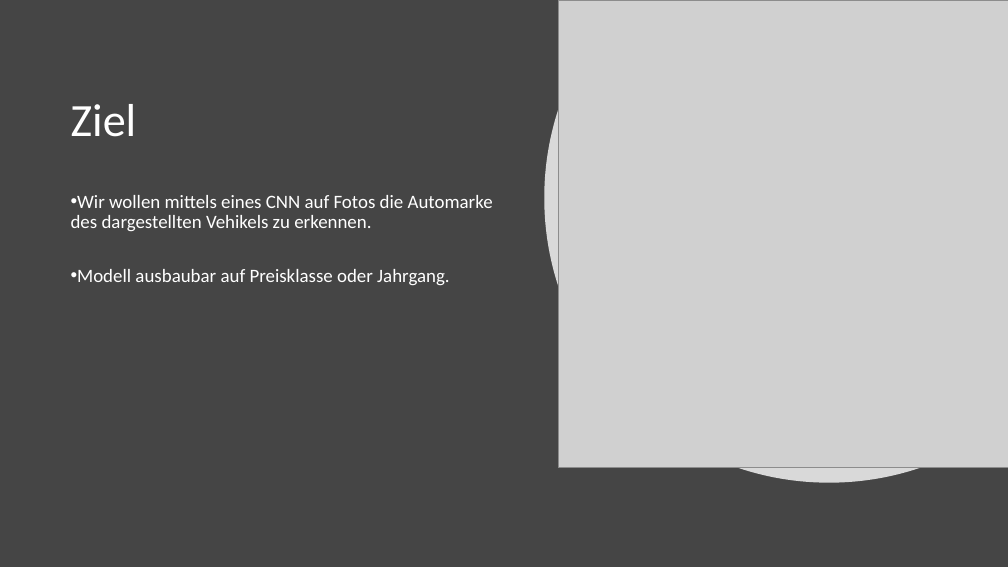
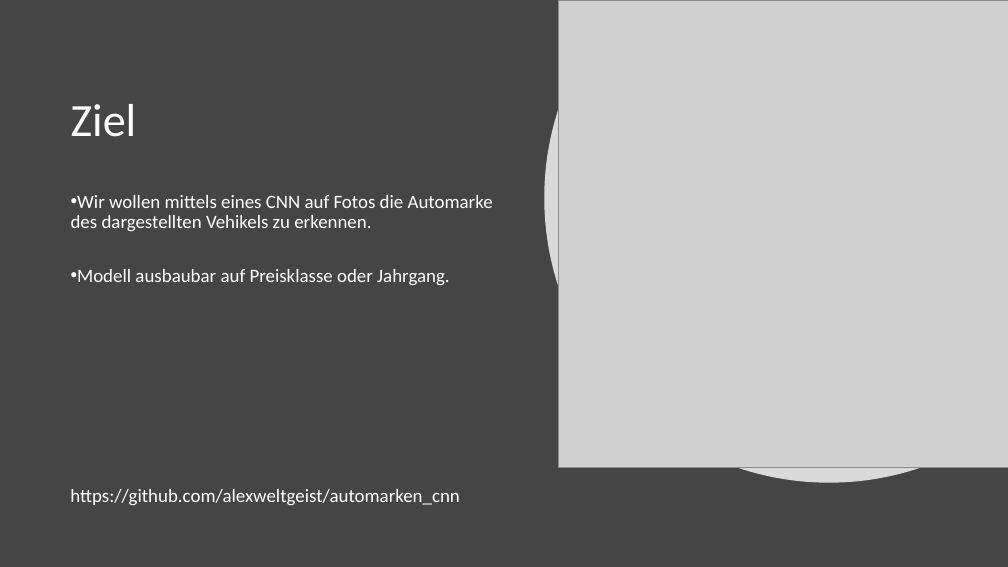
Before and after one commit to alexweltgeist/automarken_cnn, a slide deck: slide 2 of Automarken_CuponeFurrer.pptx. Drawn at 1008x567 pixels with LibreOffice and Linux fonts; fonts in the diff are those of the drawing; grey boxes stand for pictures. Boxes give left, top, right and bottom in pixels: in the first picture for what was removed or moved away, otherwise in the second. Text is boxed around its words. In the diff, an @@ line names an element or a change of style, - is before the commit and + after.

```diff
--- a/Automarken_CuponeFurrer.pptx
+++ b/Automarken_CuponeFurrer.pptx
@@ text added at bbox=[70, 489, 459, 505], 18 pt, text #FFFFFF @@
+https://github.com/alexweltgeist/automarken_cnn
```
Also in this commit, not shown: 3 other slides changed, 1 slide added.
